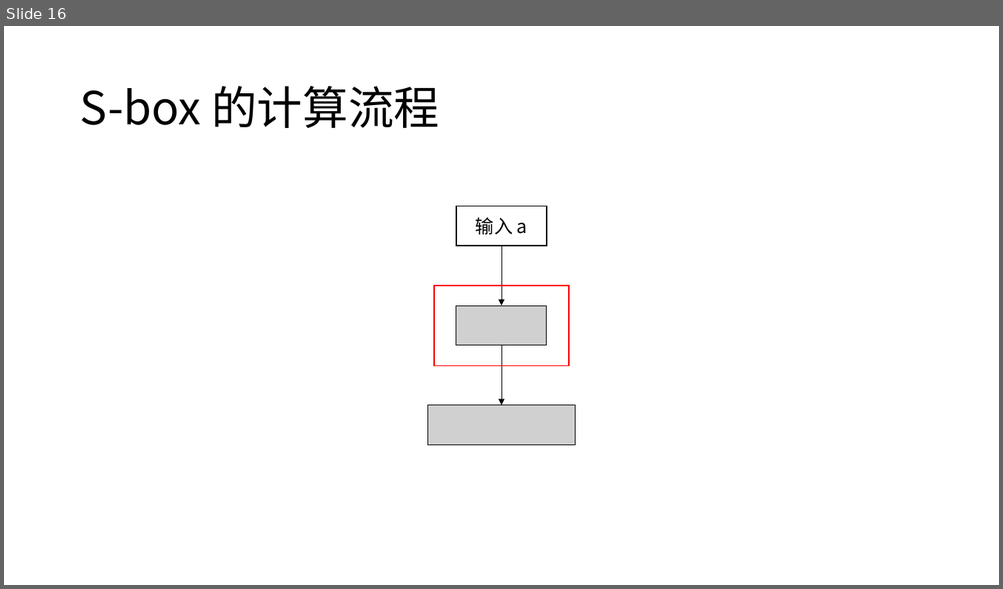
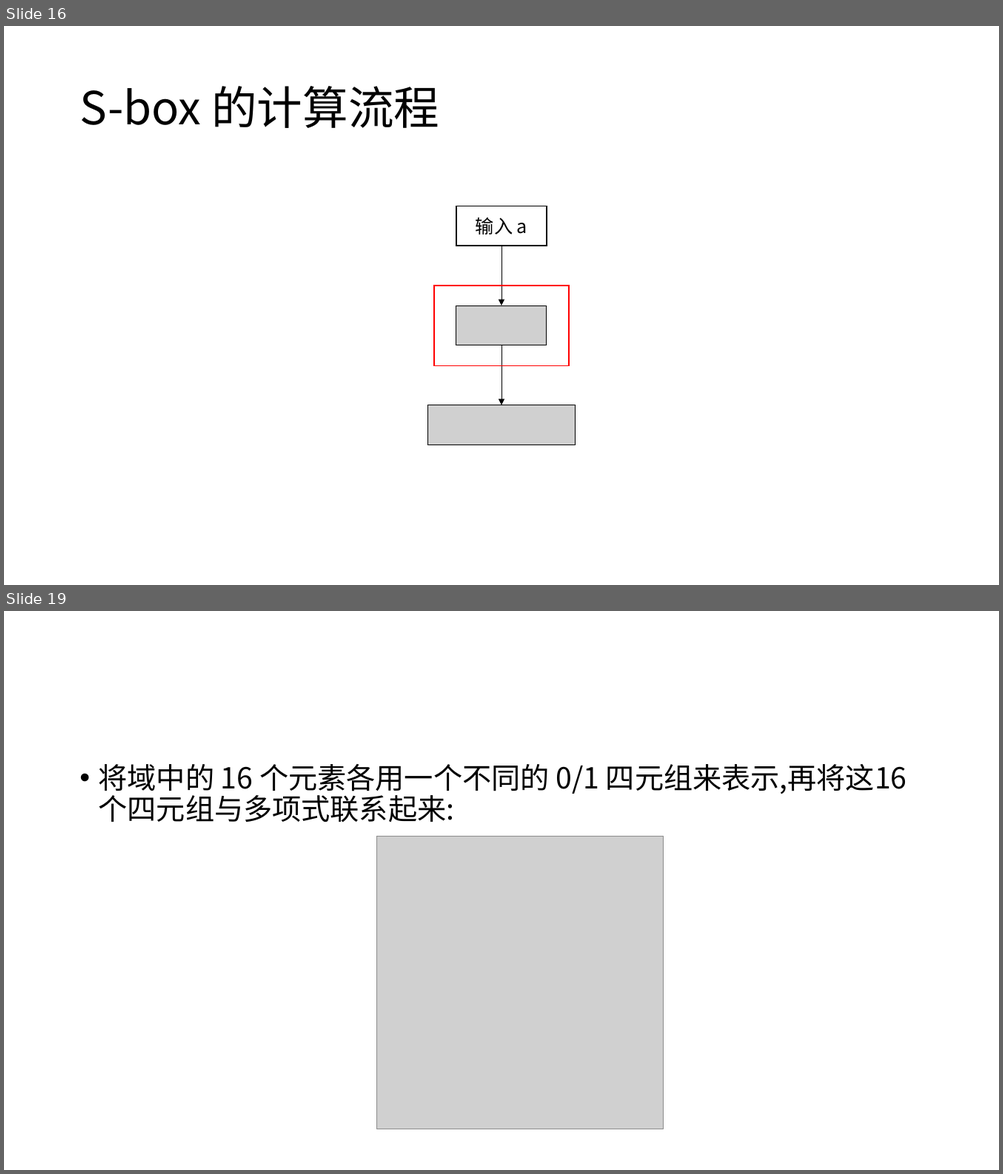
Before and after one commit to Blogg9ggg/Notes, a slide deck: A Very Compact S-box for AES/A Very Compact S-box for AES.pptm. Shown one above the other, each under a label of ours: slide 16 before the commit, slides 16 and 19 after it; the slides between them are not shown. The pictures are 1003x589 and 1003x1174 pixels, drawn with LibreOffice and Linux fonts; fonts in the diff are those of the drawing; grey boxes stand for pictures. Boxes give left, top, right and bottom in pixels: in the first picture for what was removed or moved away, otherwise in the second. Text is boxed around its words. In the diff, an @@ line names an element or a change of style, - is before the commit and + after.

```diff
--- a/A Very Compact S-box for AES/A Very Compact S-box for AES.pptm
+++ b/A Very Compact S-box for AES/A Very Compact S-box for AES.pptm
@@ slide 19 added at (4, 611, 999, 1170), background #FFFFFF @@
@@ text added at (99, 764, 907, 797), 28 pt, text #000000 @@
+• 将域中的 16 个元素各用一个不同的 0/1 四元组来表示,再将这16个四元组与多项式联系起来:
@@ picture added at (377, 836, 663, 1130) @@
```
Also in this commit, not shown: 1 slide changed, 19 other slides added.
